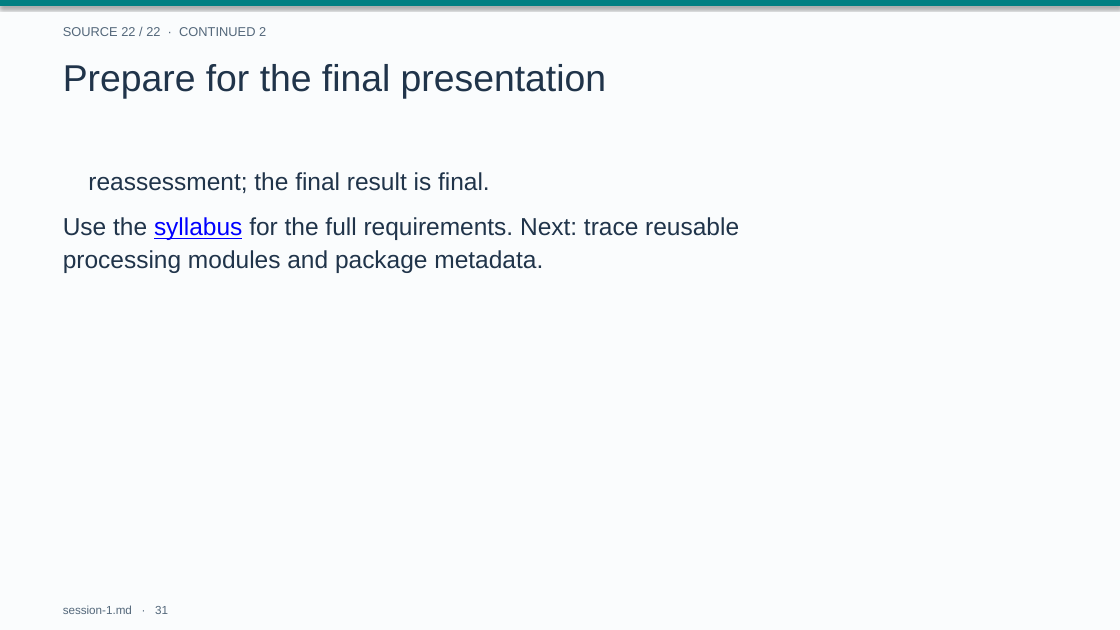
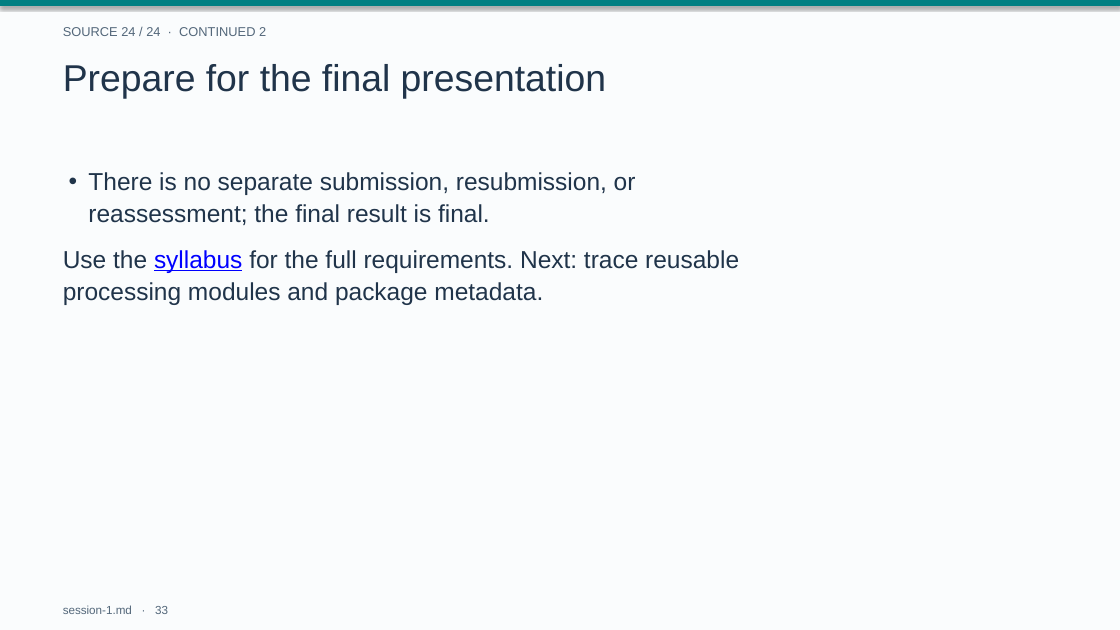
Before and after one commit to drweihungpan-lab/3R-teaching, a slide deck: slide 33 of materials/slides/session-1.pptx (slide 31 before the commit). Drawn at 1120x630 pixels with LibreOffice and Linux fonts; fonts in the diff are those of the drawing. Boxes give left, top, right and bottom in pixels: in the first picture for what was removed or moved away, otherwise in the second. Text is boxed around its words. In the diff, an @@ line names an element or a change of style, - is before the commit and + after.

```diff
--- a/materials/slides/session-1.pptx
+++ b/materials/slides/session-1.pptx
@@ text at (63, 27, 266, 36): text changed @@
-SOURCE 22 / 22 · CONTINUED 2
+SOURCE 24 / 24 · CONTINUED 2
@@ text at (88, 172, 636, 225): text changed @@
-  reassessment; the final result is final.
+• There is no separate submission, resubmission, or
+  reassessment; the final result is final.
@@ text "Use the syllabus for the ...": place and size @@
-text "Use the syllabus for the ..." at (63, 217, 739, 273)
+text "Use the syllabus for the ..." at (63, 250, 739, 305)
@@ text at (63, 605, 168, 614): text changed @@
-session-1.md · 31
+session-1.md · 33
```
Also in this commit, not shown: 30 other slides changed, 2 slides added, 26 other files.
